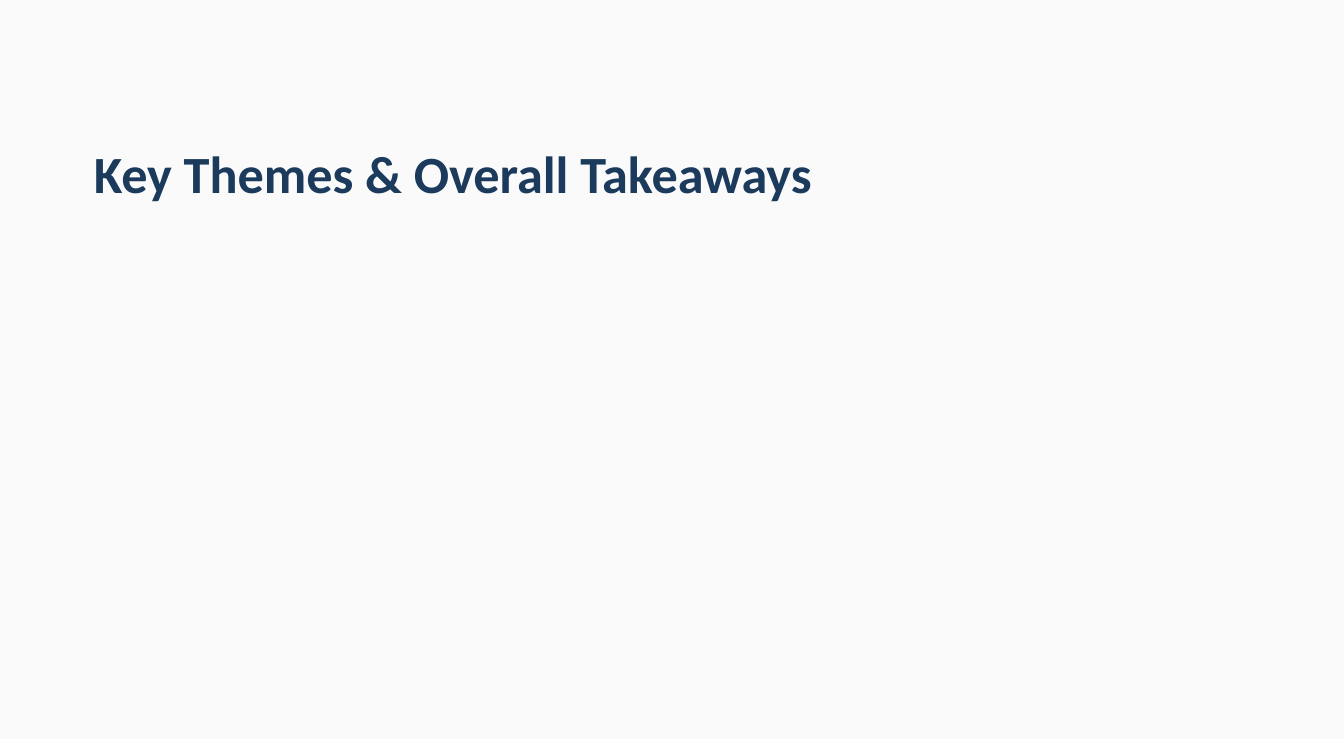
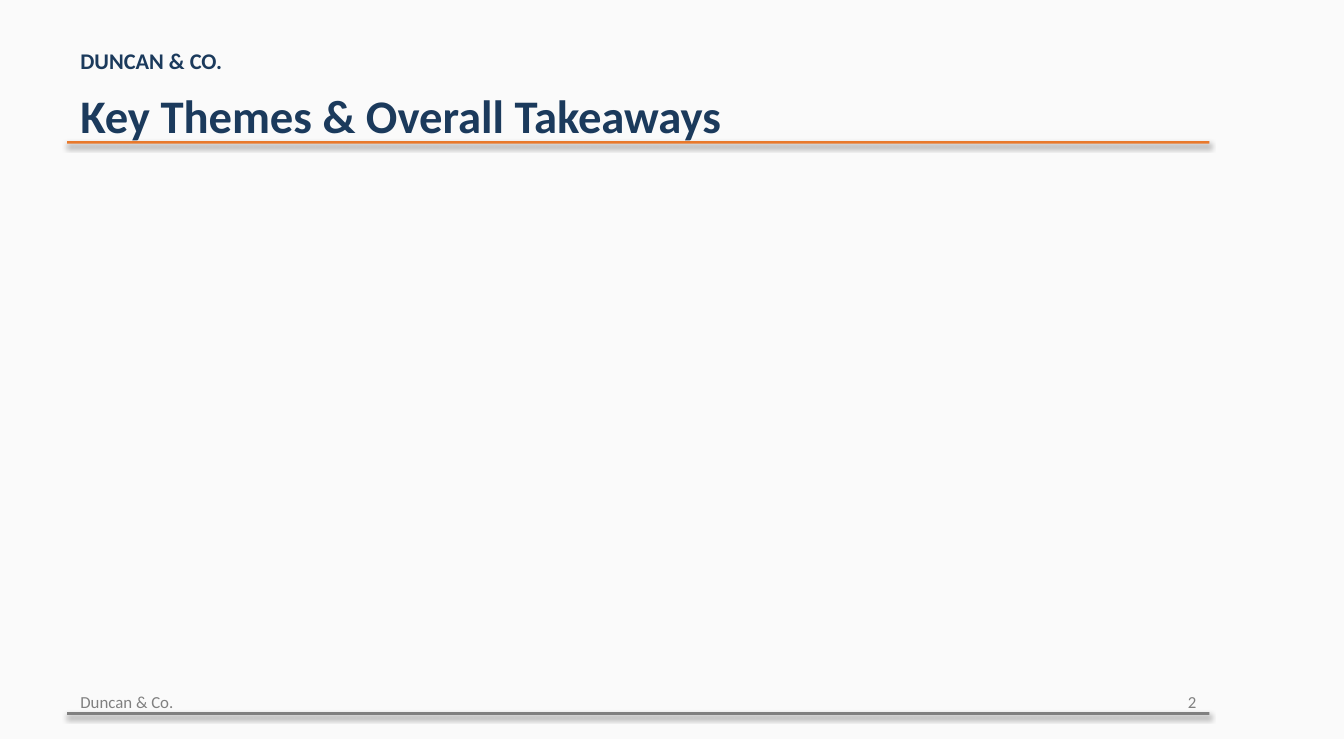
Before and after one commit to carolinedunc/notes-to-slide-deck-skill, a slide deck: slide 2 of example/template_test.pptx. Drawn at 1344x739 pixels with LibreOffice and Linux fonts; fonts in the diff are those of the drawing. Boxes give left, top, right and bottom in pixels: in the first picture for what was removed or moved away, otherwise in the second. Text is boxed around its words. In the diff, an @@ line names an element or a change of style, - is before the commit and + after.

Commit message:
Add slide number parameter, add footer formatting with footer line, wordmark, and slide number

```diff
--- a/example/template_test.pptx
+++ b/example/template_test.pptx
@@ text added at (80,54,222,69), 12 pt, text #1B3A5C, bold @@
+DUNCAN & CO.
@@ text "Key Themes & Overall Takeaways": place and size @@
-text "Key Themes & Overall Takeaways" at (94,156,811,202)
+text "Key Themes & Overall Takeaways" at (80,100,721,145)
@@ text "Key Themes & Overall Takeaways" at (80,100,721,145): size 28 to 25 pt @@
@@ rectangle added at (67,141,1210,144), fill #E8792C @@
@@ rectangle added at (67,712,1210,715), fill #808080 @@
@@ text added at (80,697,173,714), 9 pt, text #808080 @@
+Duncan & Co.
@@ text added at (1188,697,1197,714), 9 pt, text #808080 @@
+2
```
Also in this commit, not shown: 1 other slide changed, 1 other file.
